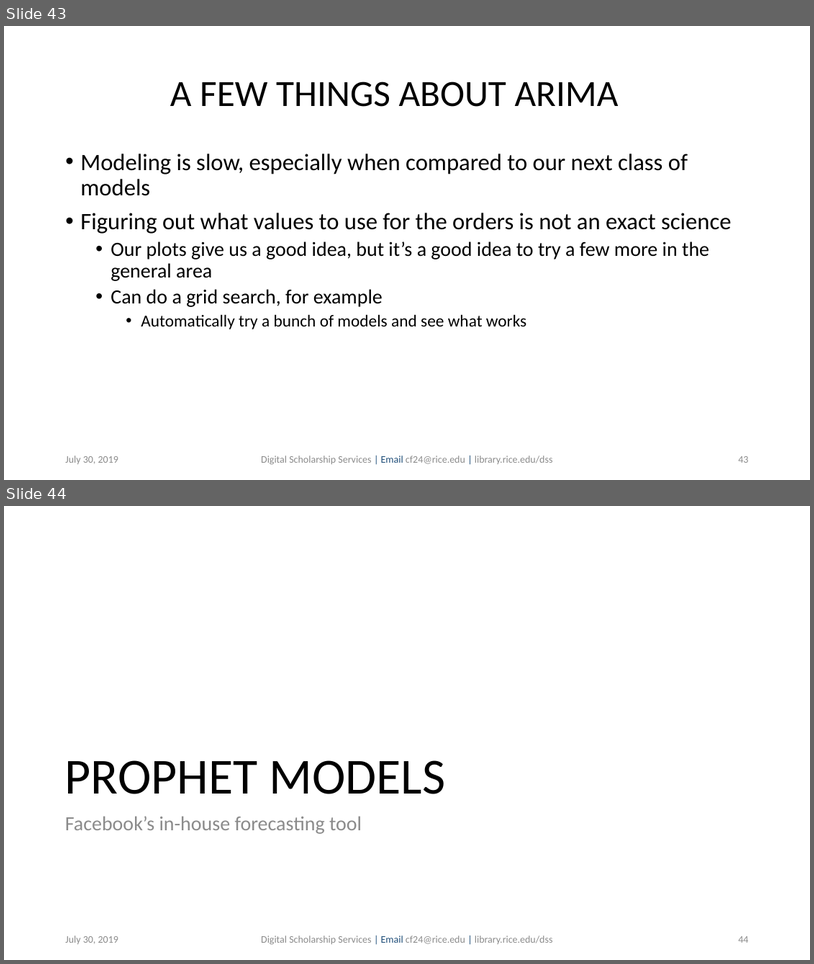
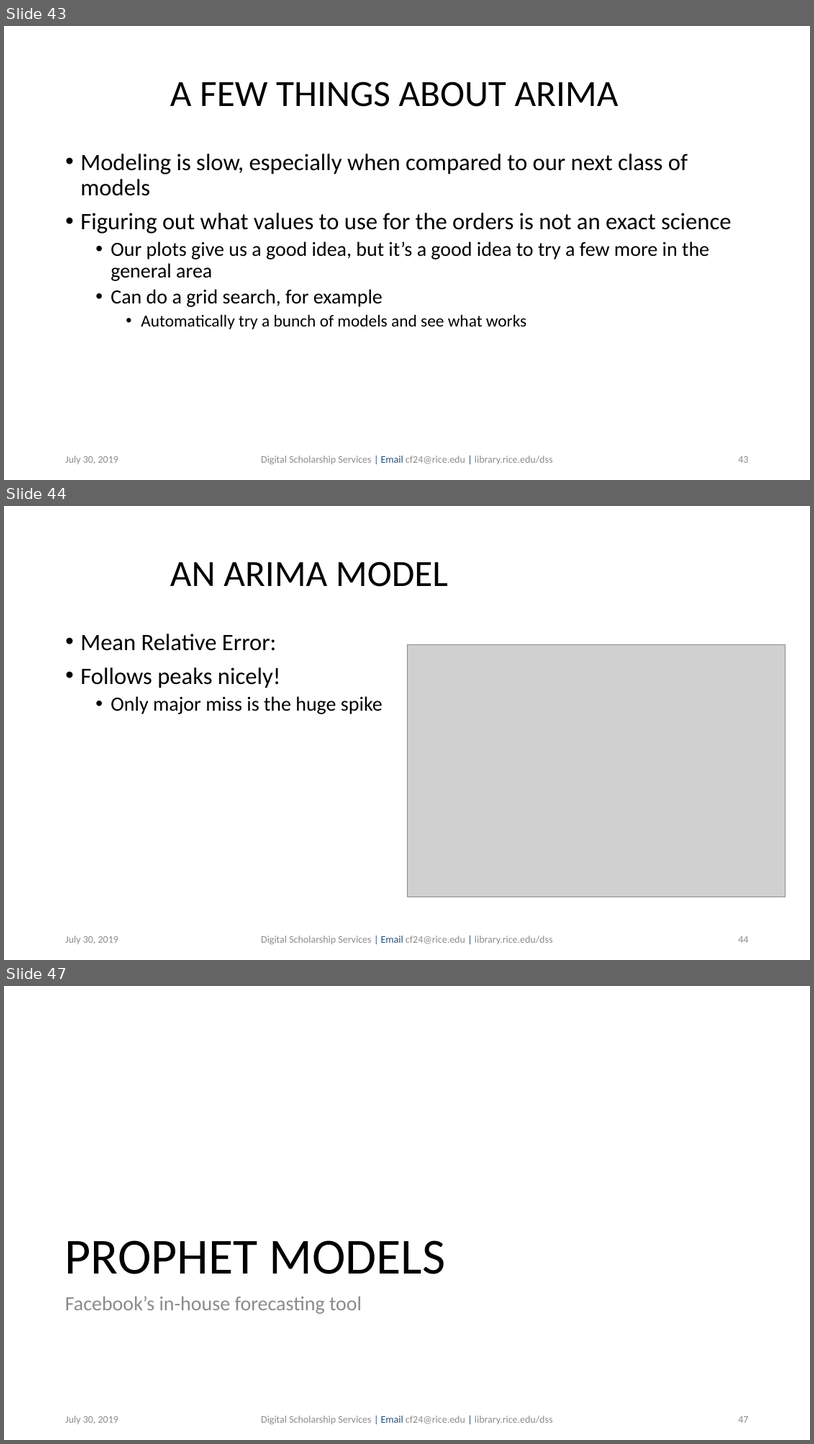
Before and after one commit to bakitybacon/rice-data-and-donuts, a slide deck: tsa/Introduction to Time Series Analysis.pptx. Shown one above the other, each under a label of ours: slides 43 and 44 before the commit, slides 43, 44 and 47 after it; the slides between them are not shown. The pictures are 814x964 and 814x1444 pixels, drawn with LibreOffice and Linux fonts; fonts in the diff are those of the drawing; grey boxes stand for pictures; background and template pictures are left out. Boxes give left, top, right and bottom in pixels: in the first picture for what was removed or moved away, otherwise in the second. Text is boxed around its words. In the diff, an @@ line names an element or a change of style, - is before the commit and + after.

```diff
--- a/tsa/Introduction to Time Series Analysis.pptx
+++ b/tsa/Introduction to Time Series Analysis.pptx
@@ slide 44 added at [4,506,810,960], background #FFFFFF @@
@@ title added at [170,561,448,587], 44 pt, text #000000 @@
+AN ARIMA MODEL
@@ text added at [80,633,383,714], 28 pt, text #000000 @@
+• Mean Relative Error:
+• Follows peaks nicely!
+  • Only major miss is the huge spike
@@ picture added at [407,644,786,897] @@
@@ text added at [65,935,118,944], 12 pt, text #8C8C8C @@
+July 30, 2019
@@ text added at [261,935,553,944], 12 pt, text #8C8C8C @@
+Digital Scholarship Services | Email cf24@rice.edu | library.rice.edu/dss
@@ page number added at [738,936,748,942], 12 pt, text #8C8C8C @@
+44
@@ what was slide 44 is now slide 47 @@
@@ page number at [738,1416,748,1422]: text changed @@
-44
+47
```
Also in this commit, not shown: 5 slides changed, 2 other slides added.
